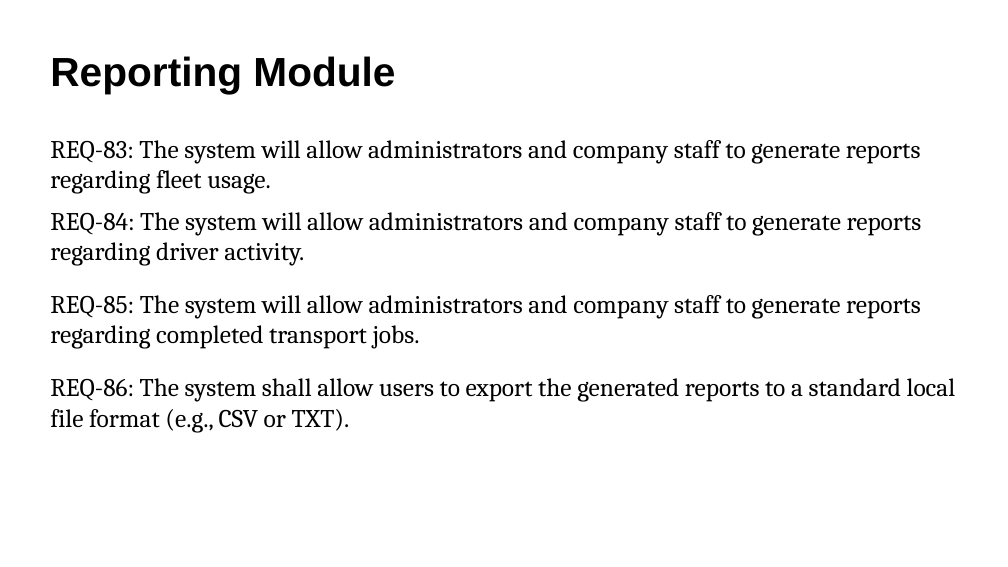
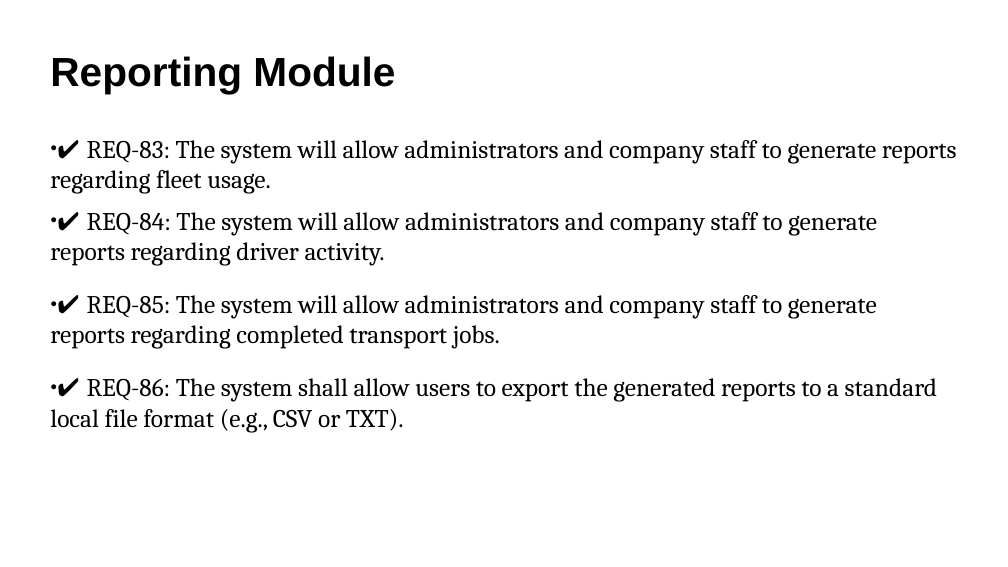
Before and after one commit to AlexandruCristianGeorgeSerban/Project-II-Transport-Company, a slide deck: slide 12 of Software Development/Functionalities.pptx. Drawn at 1008x567 pixels with LibreOffice and Linux fonts; fonts in the diff are those of the drawing. Boxes give left, top, right and bottom in pixels: in the first picture for what was removed or moved away, otherwise in the second. Text is boxed around its words. In the diff, an @@ line names an element or a change of style, - is before the commit and + after.

```diff
--- a/Software Development/Functionalities.pptx
+++ b/Software Development/Functionalities.pptx
@@ text at (50,140,957,433): text changed @@
-REQ-83: The system will allow administrators and company staff to generate reports regarding fleet usage.
-REQ-84: The system will allow administrators and company staff to generate reports regarding driver activity.
-REQ-85: The system will allow administrators and company staff to generate reports regarding completed transport jobs.
-REQ-86: The system shall allow users to export the generated reports to a standard local file format (e.g., CSV or TXT).
+● ✔ REQ-83: The system will allow administrators and company staff to generate reports regarding fleet usage.
+● ✔ REQ-84: The system will allow administrators and company staff to generate reports regarding driver activity.
+● ✔ REQ-85: The system will allow administrators and company staff to generate reports regarding completed transport jobs.
+● ✔ REQ-86: The system shall allow users to export the generated reports to a standard local file format (e.g., CSV or TXT).
```
Also in this commit, not shown: 10 other slides changed, 2 slides added, 1 slide removed.
